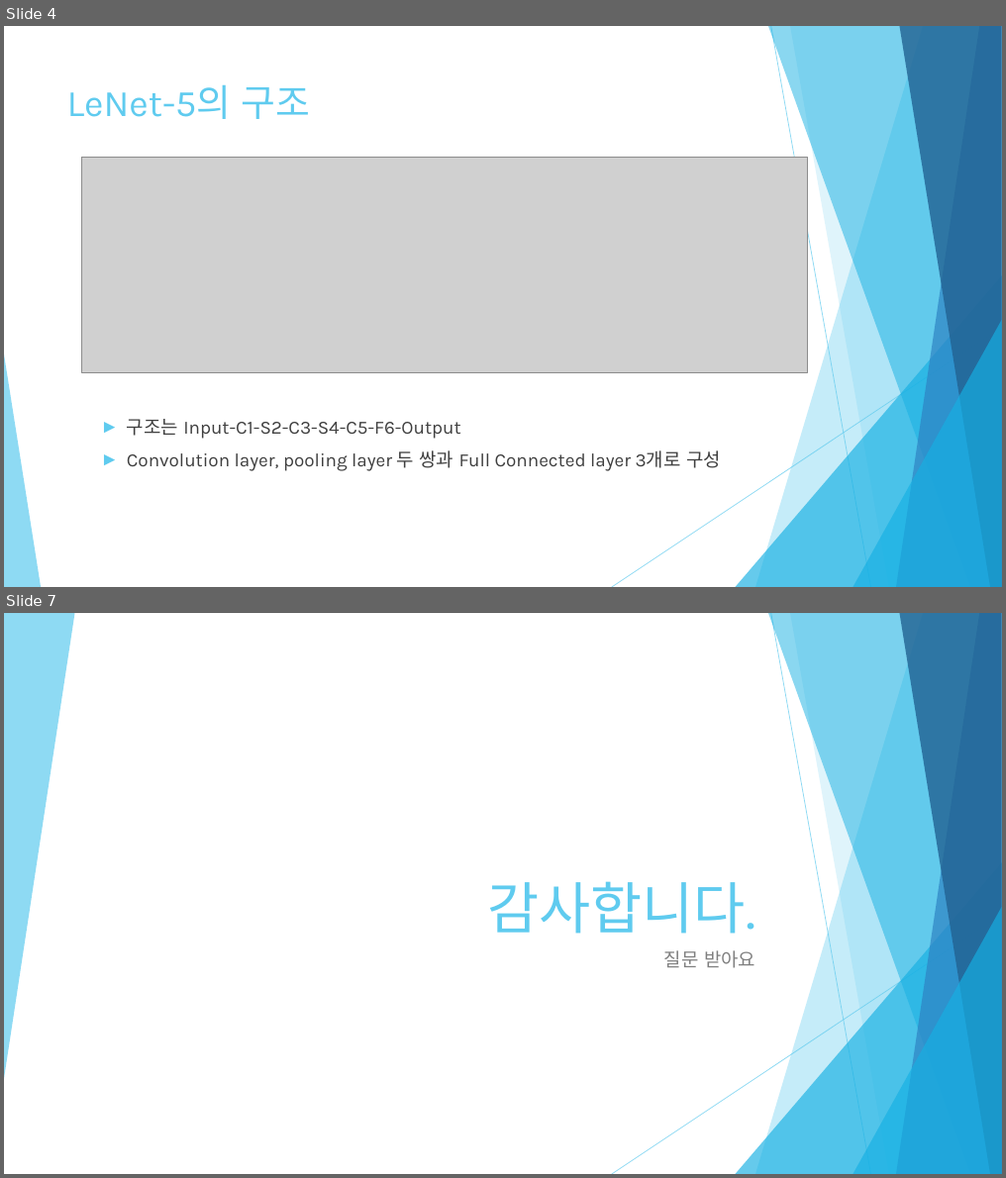
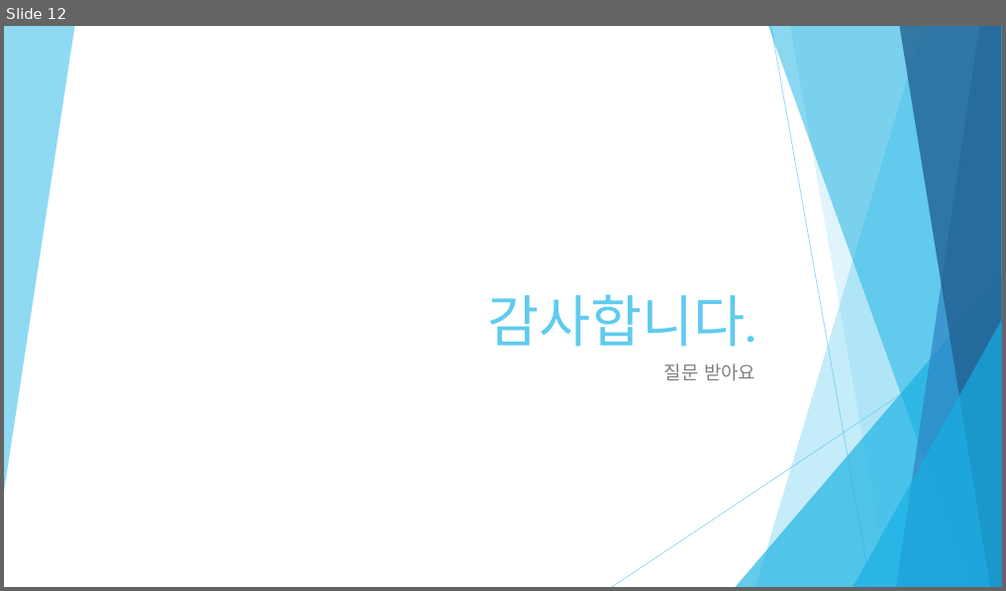
Before and after one commit to Refstop/Digital_Image_Process, a slide deck: term_project/report/DIP_Term_Project.pptx. Shown one above the other, each under a label of ours: slides 4 and 7 before the commit, slide 12 after it; the slides between them are not shown. The pictures are 1006x1178 and 1006x591 pixels, drawn with LibreOffice and Linux fonts; fonts in the diff are those of the drawing; grey boxes stand for pictures. Boxes give left, top, right and bottom in pixels: in the first picture for what was removed or moved away, otherwise in the second. Text is boxed around its words. In the diff, an @@ line names an element or a change of style, - is before the commit and + after.

```diff
--- a/term_project/report/DIP_Term_Project.pptx
+++ b/term_project/report/DIP_Term_Project.pptx
@@ slide 4 removed at (4,26,1002,587), background #FFFFFF; not listed: 9 template elements that a slide beside it also shows @@
@@ title removed at (67,85,311,119) @@
-LeNet-5의 구조
@@ picture removed at (82,157,808,372) @@
@@ triangle removed at (4,355,41,587) @@
@@ text removed at (127,419,721,472) @@
-► 구조는 Input-C1-S2-C3-S4-C5-F6-Output
-► Convolution layer, pooling layer 두 쌍과 Full Connected layer 3개로 구성
@@ what was slide 7 is now slide 12 @@
```
Also in this commit, not shown: 2 slides changed, 9 slides added, 3 other slides removed, 19 other files.
